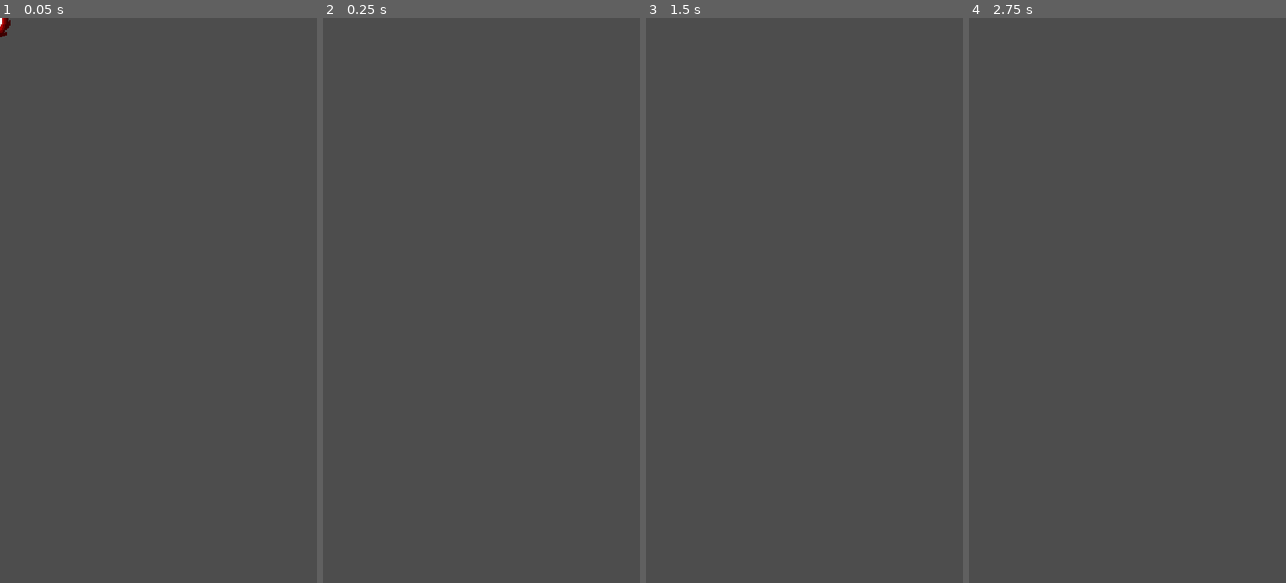
Above: before the commit, frames 1-4 (left to right).
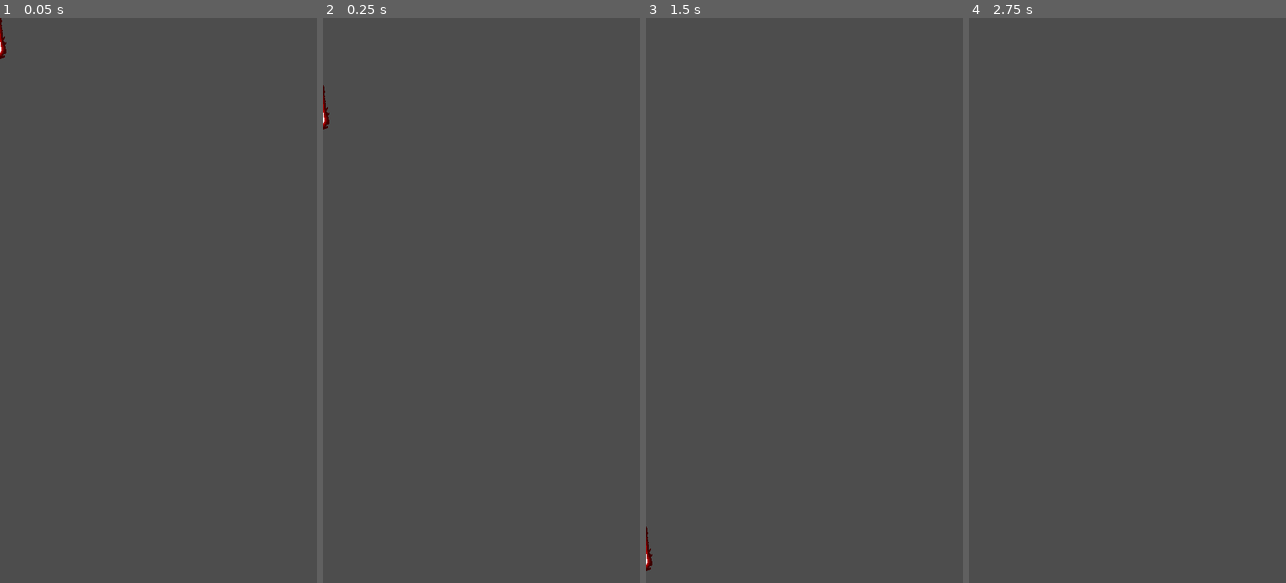
Above: after the commit, the same moments.

Repository: MichaelG-DTE/Final-Godot-DTE-Assessment-Game-Github
Game: Godot game, scene res://Scenes/boss_laser.tscn
Two runs of this game, one before a commit and one after it. Both use one fixed random seed, a clock stepped at 60 frames per second and the inputs below. This scene is started directly instead of the project's main scene.
Inputs (mouse positions are in pixels of both pictures, inside the frame that each line leads up to):
- Up to frame 1 (0.05 s): no input
- Up to frame 2 (0.25 s): no input
- Up to frame 3 (1.5 s): move the mouse to (874, 272) at 0.52 s; hold D (Right) 0.53-1.28 s; hold Right mouse button (MissileShoot) 0.53-1.28 s; click (874, 272) at 0.8 s; move the mouse to (741, 328) at 1.27 s; hold S (Down) from 1.28 s (still down); click (741, 328) at 1.35 s
- Up to frame 4 (2.75 s): right-click (1064, 328) at 1.55 s; tap Enter at 2 s; move the mouse to (1159, 176) at 2.02 s; release S (Down) at 2.03 s; hold D (Right) from 2.03 s (still down); hold Right mouse button (MissileShoot) from 2.03 s (still down); click (1159, 176) at 2.3 s

The runs differ from the first frame. In frame 1, 0.1% of the frame differs, in the area x 0-4%, y 0-8%; in frame 2, less than 0.1%; in frame 3, less than 0.1%; in frame 4, nothing differs.

Commit message:
Added Boss Missiles, and added boss firing, which will have corrections made later.

Diff:
--- a/Scenes/boss_laser.tscn
+++ b/Scenes/boss_laser.tscn
@@ -7,6 +7,7 @@
 size = Vector2(61, 204)
 
 [node name="Boss_Laser" type="Area2D"]
+scale = Vector2(0.630952, 0.630952)
 collision_layer = 256
 collision_mask = 17
 script = ExtResource("1_6ts8j")
--- /dev/null
+++ b/Scenes/boss_missile.tscn
@@ -0,0 +1,25 @@
+[gd_scene load_steps=4 format=3 uid="uid://v7uby3xybpkl"]
+
+[ext_resource type="Script" path="res://Scripts/BossMissile.gd" id="1_ut4tt"]
+[ext_resource type="Texture2D" uid="uid://soujran3y17o" path="res://Assets/Game Assets/Missile(1).png" id="2_4fx3a"]
+
+[sub_resource type="RectangleShape2D" id="RectangleShape2D_cqybk"]
+
+[node name="BossMissile" type="Area2D"]
+scale = Vector2(0.135748, 0.135748)
+collision_layer = 1024
+script = ExtResource("1_ut4tt")
+
+[node name="Sprite2D" type="Sprite2D" parent="."]
+texture = ExtResource("2_4fx3a")
+
+[node name="CollisionShape2D" type="CollisionShape2D" parent="."]
+scale = Vector2(16.2651, 47.3008)
+shape = SubResource("RectangleShape2D_cqybk")
+
+[node name="VisibleOnScreenNotifier2D" type="VisibleOnScreenNotifier2D" parent="."]
+position = Vector2(1, 610)
+scale = Vector2(16.5104, 3.27041)
+
+[connection signal="body_entered" from="." to="." method="_on_body_entered"]
+[connection signal="screen_exited" from="VisibleOnScreenNotifier2D" to="." method="_on_visible_on_screen_notifier_2d_screen_exited"]
--- a/Scenes/xar'kan'thra.tscn
+++ b/Scenes/xar'kan'thra.tscn
@@ -18,42 +18,44 @@
 scale = Vector2(3.88, 1.76)
 
 [node name="Laser_1_shoot_timer" type="Timer" parent="."]
+wait_time = 0.3
+autostart = true
 
 [node name="Laser_2_shoot_timer" type="Timer" parent="."]
+wait_time = 0.4
+autostart = true
 
 [node name="Laser_3_shoot_timer" type="Timer" parent="."]
+autostart = true
 
 [node name="Missile_shoot_timer" type="Timer" parent="."]
+wait_time = 2.0
+autostart = true
 
 [node name="PEWPEW" type="Node2D" parent="."]
-scale = Vector2(1, 1)
 
 [node name="Laser_1_PEWPEW" type="Marker2D" parent="PEWPEW"]
 position = Vector2(-59.3403, 118.003)
-scale = Vector2(1, 1)
 
 [node name="Laser_1_PEWPEW2" type="Marker2D" parent="PEWPEW"]
 position = Vector2(59.0013, 118.681)
-scale = Vector2(1, 1)
 
 [node name="Laser_2_PEWPEW" type="Marker2D" parent="PEWPEW"]
 position = Vector2(-82.0592, 104.1)
-scale = Vector2(1, 1)
 
 [node name="Laser_2_PEWPEW2" type="Marker2D" parent="PEWPEW"]
 position = Vector2(82.0592, 106.134)
-scale = Vector2(1, 1)
 
 [node name="Laser_3_PEWPEW" type="Marker2D" parent="PEWPEW"]
 position = Vector2(-3.8147e-06, 81.7201)
-scale = Vector2(1, 1)
 
 [node name="Missile_PEWPEW" type="Marker2D" parent="PEWPEW"]
 position = Vector2(-32.5524, 69.513)
-scale = Vector2(1, 1)
 
 [node name="Missile_PEWPEW2" type="Marker2D" parent="PEWPEW"]
 position = Vector2(32.8915, 69.513)
-scale = Vector2(1, 1)
 
 [connection signal="timeout" from="Laser_1_shoot_timer" to="." method="_on_laser_1_shoot_timer_timeout"]
+[connection signal="timeout" from="Laser_2_shoot_timer" to="." method="_on_laser_2_shoot_timer_timeout"]
+[connection signal="timeout" from="Laser_3_shoot_timer" to="." method="_on_laser_3_shoot_timer_timeout"]
+[connection signal="timeout" from="Missile_shoot_timer" to="." method="_on_missile_shoot_timer_timeout"]
--- /dev/null
+++ b/Scripts/BossMissile.gd
@@ -0,0 +1,19 @@
+extends Area2D
+
+@export var speed = 600
+@export var damage = 2
+
+func start(pos):
+	position = pos
+
+#The missile knows where it is, because it knows where it isn't
+func _physics_process(delta):
+	global_position.y += speed * delta
+
+func _on_body_entered(body):
+	if body is Player:
+		body.take_damage(damage)
+		queue_free()
+
+func _on_visible_on_screen_notifier_2d_screen_exited():
+	queue_free()
--- a/Scripts/boss_laser.gd
+++ b/Scripts/boss_laser.gd
@@ -1,8 +1,11 @@
 extends Area2D
 
 #laser SPEEDY
-@export var speed = -1000
-@export var damage = 1
+@export var speed = 1000
+@export var damage = 3
+
+func start(pos):
+	position = pos
 
 #laser go up screen and kill enemies
 func _physics_process(delta):
--- a/Scripts/player_shield.gd
+++ b/Scripts/player_shield.gd
@@ -1,7 +1,7 @@
 class_name Shield extends Area2D
 
 func take_damage(amount):
-	GlobalVar.shield_health -= 1
+	GlobalVar.shield_health -= amount
 
 func _process(delta):
 	if GlobalVar.shield_health <= 0:
--- a/Scripts/xar'kan'thra.gd
+++ b/Scripts/xar'kan'thra.gd
@@ -2,7 +2,7 @@
 
 
 var boss_laser = preload("res://Scenes/boss_laser.tscn")
-
+var boss_missile = preload("res://Scenes/boss_missile.tscn")
 
 @onready var laser_1_pewpew = $PEWPEW/Laser_1_PEWPEW
 @onready var laser_1_pewpew_2 = $PEWPEW/Laser_1_PEWPEW2
@@ -14,13 +14,39 @@
 @export var boss_fire_rate = 1
 
 func _ready():
-	boss_fire_rate = randf_range(1, 20)
+	GlobalVar.is_in_cutscene = true
 
 func _on_laser_1_shoot_timer_timeout():
 	shoot(laser_1_pewpew.global_position)
 	shoot(laser_1_pewpew_2.global_position)
-	$Laser_1_shoot_timer.wait_time = randf_range(1, 20)
+	$Laser_1_shoot_timer.wait_time = 3
 	$Laser_1_shoot_timer.start()
 
+func _on_laser_2_shoot_timer_timeout():
+	shoot(laser_2_pewpew.global_position)
+	shoot(laser_2_pewpew_2.global_position)
+	$Laser_2_shoot_timer.wait_time = 5
+	$Laser_2_shoot_timer.start()
+
+func _on_laser_3_shoot_timer_timeout():
+	shoot(laser_3_pewpew.global_position)
+	$Laser_3_shoot_timer.wait_time = 3
+	$Laser_3_shoot_timer.start()
+
+func _on_missile_shoot_timer_timeout():
+	shoot2(missile_pewpew.global_position)
+	shoot2(missile_pewpew_2.global_position)
+	$Missile_shoot_timer.wait_time = 8
+	$Missile_shoot_timer.start()
+
 func shoot(location):
-	pass
+	if !GlobalVar.is_in_cutscene:
+		var b = boss_laser.instantiate()
+		get_tree().root.add_child(b)
+		b.start(location)
+
+func shoot2(location):
+	if !GlobalVar.is_in_cutscene:
+		var m = boss_missile.instantiate()
+		get_tree().root.add_child(m)
+		m.start(location)
Not shown: 1 places in Scenes/laser.tscn that only renumber resources
